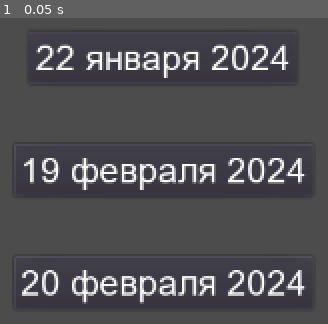
Above: before the commit, frame 1.
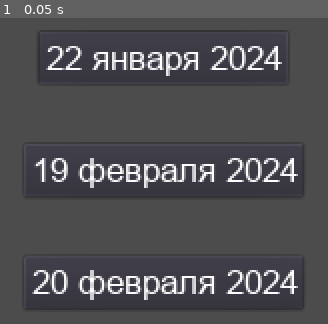
Above: after the commit, the same moment.

Repository: LeshaLukash/The-Chat-Prototype
Game: Godot game, scene res://chat_container.tscn
Two runs of this game, one before a commit and one after it. Both use one fixed random seed, a clock stepped at 60 frames per second and the inputs below. This scene is started directly instead of the project's main scene.
Inputs:
- Up to frame 1 (0.05 s): no input

The runs differ from the first frame. In frame 1, 11% of the frame differs, in the area x 6-94%, y 8-94%.
Error in both runs: Invalid call. Nonexistent function 'init_message' in base 'MarginContainer (message.gd)'. (res://chat_container.gd:89)

Commit message:
Message
Починил переносы, теперь распределение текста в сообщении проходит адекватно!
Обновил алгоритм отображения сообщения, теперь его размеры изменяются в реальном времени.

Нужно добавить функцию задания содержимого сообщения (аватарку, имя отправителя, текст сообщения и время отправки)
Нужно добавить функционал отзеркаливания сообщения в  зависимости от того, кто отправитель

Diff:
--- a/fonts/arial_time.tres
+++ b/fonts/arial_time.tres
@@ -3,5 +3,5 @@
 [ext_resource path="res://fonts/arial.ttf" type="DynamicFontData" id=1]
 
 [resource]
-size = 28
+size = 24
 font_data = ExtResource( 1 )
--- a/message.gd
+++ b/message.gd
@@ -44,6 +44,9 @@
 	# Обновляем содержимое сообщения и подгоняем его под размеры
 	get_node("%Text").bbcode_text = sender_formatted + '\n' + text_formatted + '\n' + time_formatted
 	get_node("%Text").rect_min_size.x = calc_message_width(text_formatted)
+	get_node("%Text").rect_size.x = get_node("%Text").rect_min_size.x
+	get_node("%Panel").rect_size.x = 0.0
+	update()
 
 
 # Вычислить ширину сообщения, в зависимости от размера содержимого
@@ -55,6 +58,7 @@
 
 	var length_to_compare := [sender_length, text_length, time_length]
 	var panel_width := int(clamp(length_to_compare.max(), 0, LINE_MAX_LENGTH))
+	print(panel_width)
 	return panel_width
 
 
--- a/message.tscn
+++ b/message.tscn
@@ -6,23 +6,24 @@
 [ext_resource path="res://text_formatter.gd" type="Script" id=4]
 
 [node name="Message" type="MarginContainer"]
-margin_right = 356.0
+margin_right = 117.0
 margin_bottom = 113.0
 rect_pivot_offset = Vector2( -513, -236 )
 script = ExtResource( 2 )
-text = "Пусть бегут неуклюже
-пешеходы по лужам а
-"
+__meta__ = {
+"_edit_group_": true,
+"_edit_lock_": true
+}
 
 [node name="HBoxContainer" type="HBoxContainer" parent="."]
-margin_right = 356.0
-margin_bottom = 212.0
+margin_right = 243.0
+margin_bottom = 113.0
 
 [node name="Avatar" type="TextureButton" parent="HBoxContainer"]
 unique_name_in_owner = true
-margin_top = 172.0
+margin_top = 73.0
 margin_right = 40.0
-margin_bottom = 212.0
+margin_bottom = 113.0
 rect_min_size = Vector2( 40, 40 )
 size_flags_vertical = 8
 texture_normal = ExtResource( 3 )
@@ -31,9 +32,8 @@
 [node name="Panel" type="PanelContainer" parent="HBoxContainer"]
 unique_name_in_owner = true
 margin_left = 44.0
-margin_right = 356.0
-margin_bottom = 212.0
-rect_min_size = Vector2( 50, 0 )
+margin_right = 243.0
+margin_bottom = 113.0
 size_flags_horizontal = 3
 theme = ExtResource( 1 )
 
@@ -41,21 +41,15 @@
 unique_name_in_owner = true
 margin_left = 7.0
 margin_top = 7.0
-margin_right = 305.0
-margin_bottom = 205.0
-rect_min_size = Vector2( 290, 0 )
+margin_right = 192.0
+margin_bottom = 106.0
+rect_min_size = Vector2( 185, 0 )
 rect_clip_content = false
 bbcode_enabled = true
 bbcode_text = "[color=silver][font=fonts/arial_sender_name.tres]Отправитель[/font][/color]
-Пусть бегут неуклюже
-пешеходы по лужам а
-
 
 [right][font=fonts/arial_time.tres]00:00[/font][/right]"
 text = "Отправитель
-Пусть бегут неуклюже
-пешеходы по лужам а
-
 
 00:00"
 fit_content_height = true
--- a/project.godot
+++ b/project.godot
@@ -35,7 +35,7 @@
 window/size/test_width=450
 window/size/test_height=800
 window/handheld/orientation="portrait"
-window/stretch/mode="viewport"
+window/stretch/mode="2d"
 window/stretch/aspect="keep_width"
 
 [gui]
--- a/text_formatter.gd
+++ b/text_formatter.gd
@@ -2,7 +2,7 @@
 extends Node
 # Служебный скрипт для комплексной обработки текста
 
-const WORD_MAX_LENGTH := 35		# Макс. длина слова в русском языке (в символах!)
+const WORD_MAX_LENGTH := 18		# Макс. длина слова в русском языке (в символах!)
 const SENDER_MAX_LENGTH := 40	# Макс. длина имени (в символах!)
 
 
@@ -32,14 +32,12 @@
 		# если слово пустое - значит, на его месте должен быть пробел
 		# шутка в том, что пустое слово поставится вместе с пробелом, которым оно и должно быть!
 		elif get_line_pixel_length(str_tmp + word + ' ', line_font) <= line_max_length:
-			print("Слово " + word + " влезает в текущую строку, добавляю!")
 			str_tmp += word + ' '
 
 		# Если влезает только слово, без пробела - смотрим, является ли само слово пробелом
 		# от этого зависит конец текущей и начало след. строки
 		elif get_line_pixel_length(str_tmp + word, line_font) <= line_max_length:
 			if word != '':
-				print("Слово " + word + " влезает в текущую строку но без пробела, добавляю!")
 				str_tmp += word
 				result.append(str_tmp)
 				str_tmp = ""
@@ -61,7 +59,6 @@
 			if str_tmp != "":
 				result.append(str_tmp)
 
-	print("format_line: " + str(result))
 	return result
 
 
@@ -70,7 +67,6 @@
 	if text == "":
 		return text
 
-	print("text(format_text): " + text.c_escape())
 	var result := ""
 
 	# Анализируем ИСХОДНЫЙ текст - набор строк, разбитых переносами.
@@ -78,22 +74,19 @@
 	# (если строка одна, то смотрим лишь её)
 	var text_lines: PoolStringArray = text.split('\n')
 	var last_line_idx: int = get_array_last_idx(text_lines)
-	print(text_lines)
 
 	for line_idx in text_lines.size():
 		var line: String = text_lines[line_idx]
+
 		# Если текущая строка не слишком длинная
 		if get_line_pixel_length(line, text_font) <= line_max_length:
-			print("Рассматриваю строку " + line.c_escape() + ", она не длинная")
 			result += line
-
 			# Если строка не последняя - после неё будет перенос!
 			if line_idx != last_line_idx:
 				result += '\n'
 
 		# Если строка слишком длинная
 		else:
-			print("Рассматриваю строку " + line.c_escape() + ", она длинная!!")
 			# Разбиваем строку на подстроки
 			var line_formatted: Array = format_line(line, line_max_length, text_font)
 			var last_string_idx: int = get_array_last_idx(line_formatted)
@@ -101,12 +94,13 @@
 			for str_idx in line_formatted.size():
 				var string: String = line_formatted[str_idx]
 				result += string
-
 				# Если подстрока не последняя - после неё будет перенос!
 				if str_idx != last_string_idx:
 					result += '\n'
 
-	print("format_text: " + result.c_escape())
+			# Если подстрока не последняя - после неё будет перенос!
+			if line_idx != last_line_idx:
+				result += '\n'
 	return result
 
 
